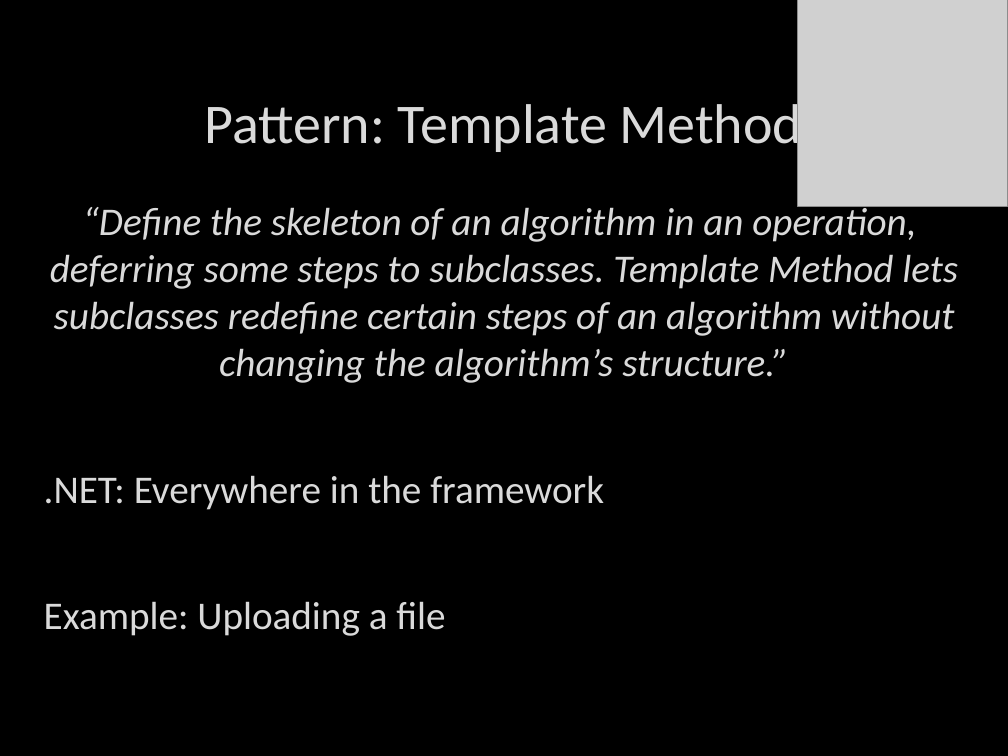
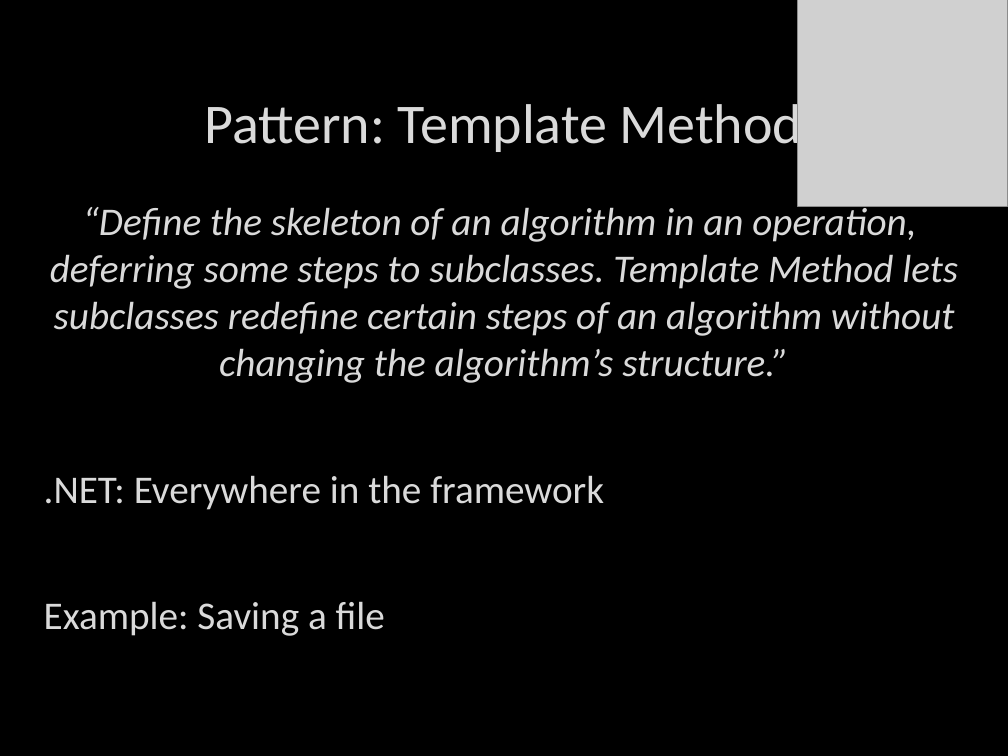
Before and after one commit to itenium-be/Talk-DesignPatterns, a slide deck: slide 11 of patterns.pptx (slide 15 before the commit). Drawn at 1008x756 pixels with LibreOffice and Linux fonts; fonts in the diff are those of the drawing; grey boxes stand for pictures; background and template pictures are left out. Boxes give left, top, right and bottom in pixels: in the first picture for what was removed or moved away, otherwise in the second. Text is boxed around its words. In the diff, an @@ line names an element or a change of style, - is before the commit and + after.

```diff
--- a/patterns.pptx
+++ b/patterns.pptx
@@ text at box(44, 601, 385, 636): text changed @@
-Example: Uploading a file
+Example: Saving a file
```
Also in this commit, not shown: 11 other slides changed, 1 slide removed, 1 other file.
